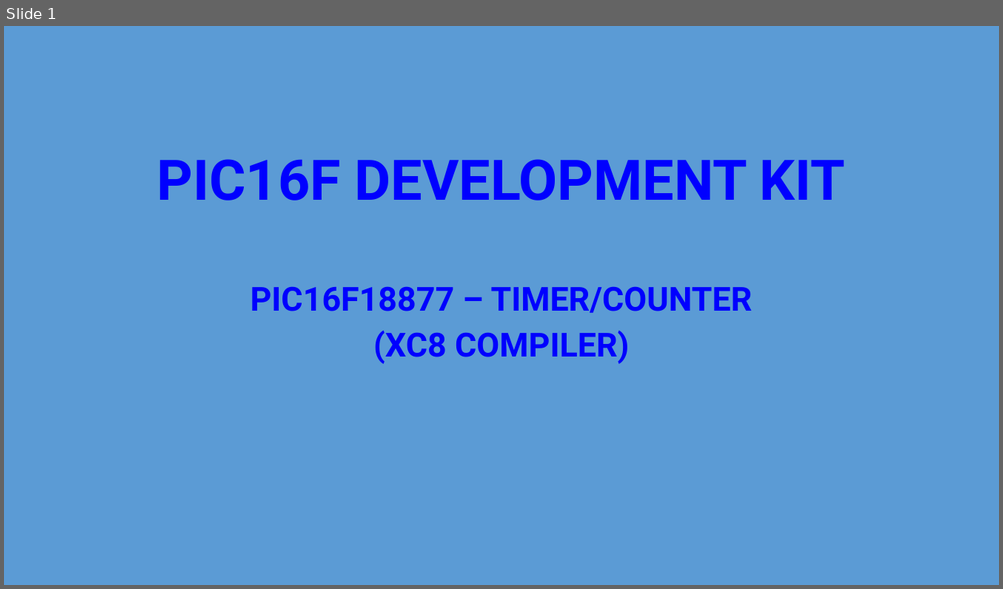
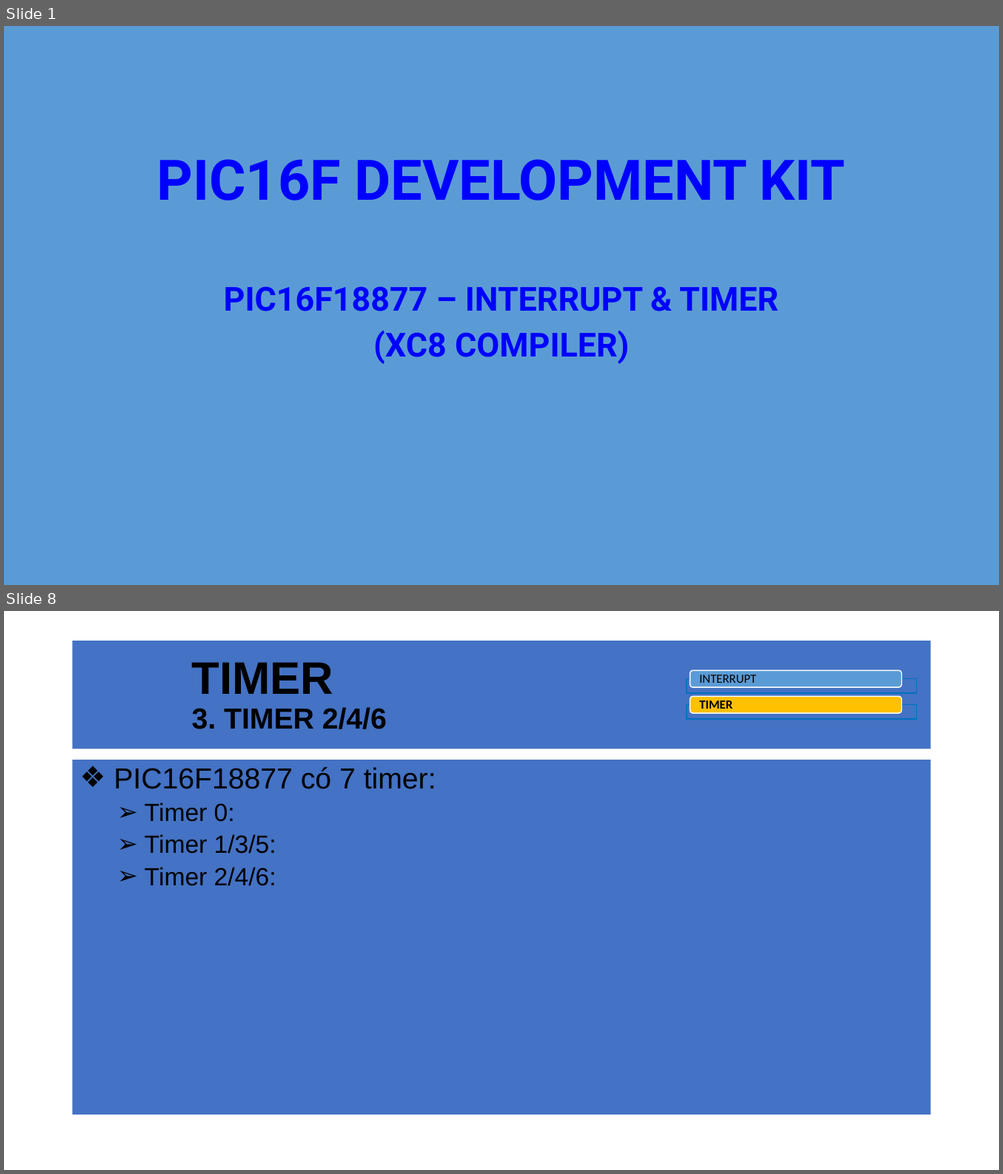
Before and after one commit to sampidevkit/PIC16FDevKit, a slide deck: TUT/B03_Timer/Timer.pptx. Shown one above the other, each under a label of ours: slide 1 before the commit, slides 1 and 8 after it; the slides between them are not shown. The pictures are 1003x589 and 1003x1174 pixels, drawn with LibreOffice and Linux fonts; fonts in the diff are those of the drawing; grey boxes stand for pictures; background and template pictures are left out. Boxes give left, top, right and bottom in pixels: in the first picture for what was removed or moved away, otherwise in the second. Text is boxed around its words. In the diff, an @@ line names an element or a change of style, - is before the commit and + after.

Commit message:
Present 2: Timer - update 2

```diff
--- a/TUT/B03_Timer/Timer.pptx
+++ b/TUT/B03_Timer/Timer.pptx
@@ slide 8 added at box(4, 611, 999, 1170), background #FFFFFF @@
@@ title added at box(73, 641, 930, 749), fill #4472C4, 28 pt, text #000000, bold @@
+TIMER
+3. TIMER 2/4/6
@@ group added at box(687, 671, 916, 719): 2 rectangles, 2 freeform shapes @@
+INTERRUPT
+TIMER
@@ text added at box(73, 760, 930, 1116), fill #4472C4, 24 pt, text #000000 @@
+❖ PIC16F18877 có 7 timer:
+  ➢ Timer 0:
+  ➢ Timer 1/3/5:
+  ➢ Timer 2/4/6:
@@ slide 1 changed as well @@
@@ subtitle at box(224, 286, 778, 312): text changed @@
-PIC16F18877 – TIMER/COUNTER
+PIC16F18877 – INTERRUPT & TIMER
```
Also in this commit, not shown: 1 other slide changed, 5 other slides added, 9 slides removed, 11 other files.
